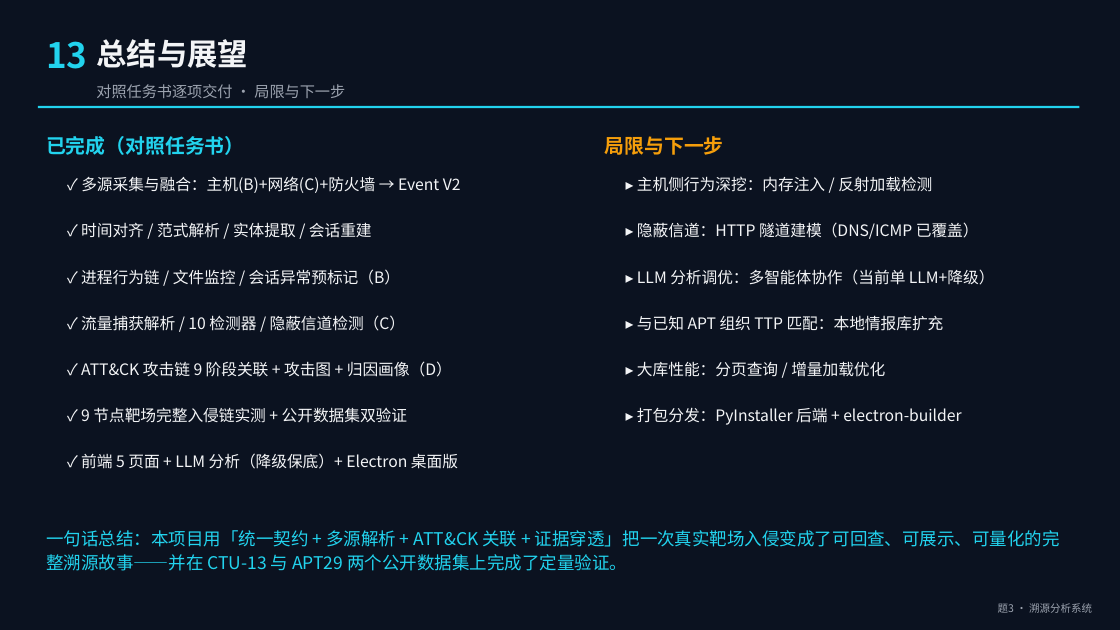
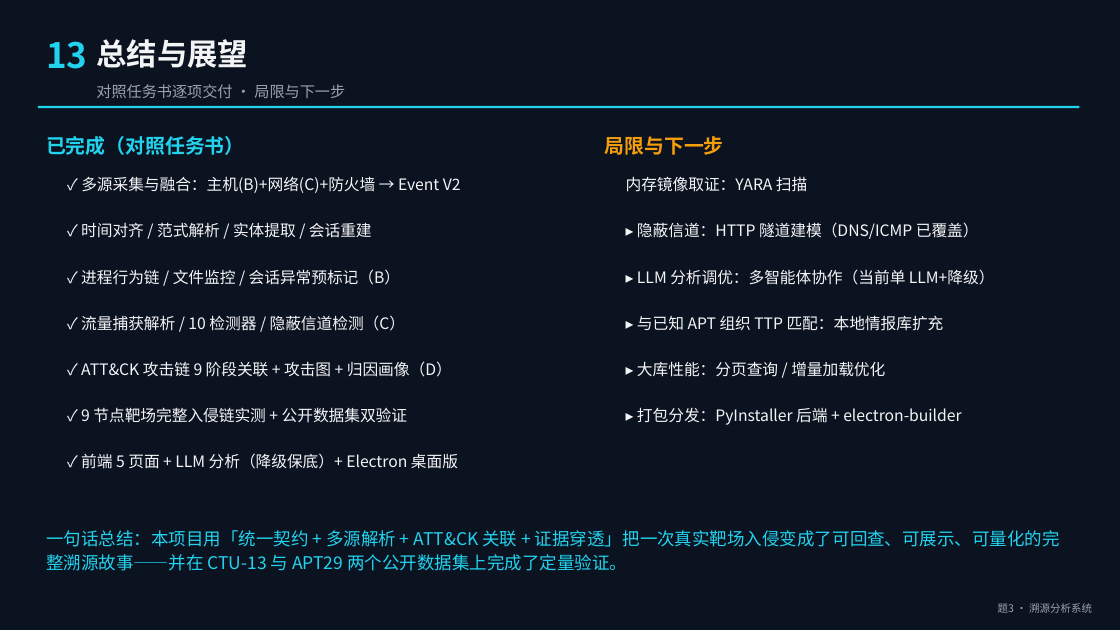
Before and after one commit to hotaru214/information_security_design_project, a slide deck: slide 15 of docs/答辩PPT-恶意攻击行为溯源分析系统-深色版.pptx. Drawn at 1120x630 pixels with LibreOffice and Linux fonts; fonts in the diff are those of the drawing. Boxes give left, top, right and bottom in pixels: in the first picture for what was removed or moved away, otherwise in the second. Text is boxed around its words. In the diff, an @@ line names an element or a change of style, - is before the commit and + after.

Commit message:
docs: 交付材料/答辩PPT 联动内存行为分析与数字更新
- docx×6 + PPT×3：33 词词表、17 项自检、APT29 批次 62,698 条、
  内存注入实测命中（1,256/5/2）、Sysmon 能力清单补进程内存访问与远程线程
- PPT 局限页撤下'内存注入/反射加载'（已实现），替换为内存镜像取证（YARA）
- build_ppt.py 源头同步

```diff
--- a/docs/答辩PPT-恶意攻击行为溯源分析系统-深色版.pptx
+++ b/docs/答辩PPT-恶意攻击行为溯源分析系统-深色版.pptx
@@ text at [626, 176, 807, 192]: text changed @@
-▸ 主机侧行为深挖：内存注入 / 反射加载检测
+内存镜像取证：YARA 扫描
```
Also in this commit, not shown: 2 other slides changed, 9 other files.
